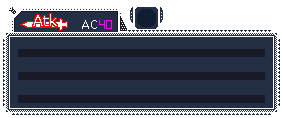
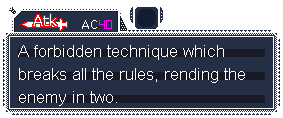
Before/after of a 283px x 118px layered artwork. What changed in the layer stack:
added layer "A forbidden technique which br..." above "BG" over <box>18,45,245,106</box>
